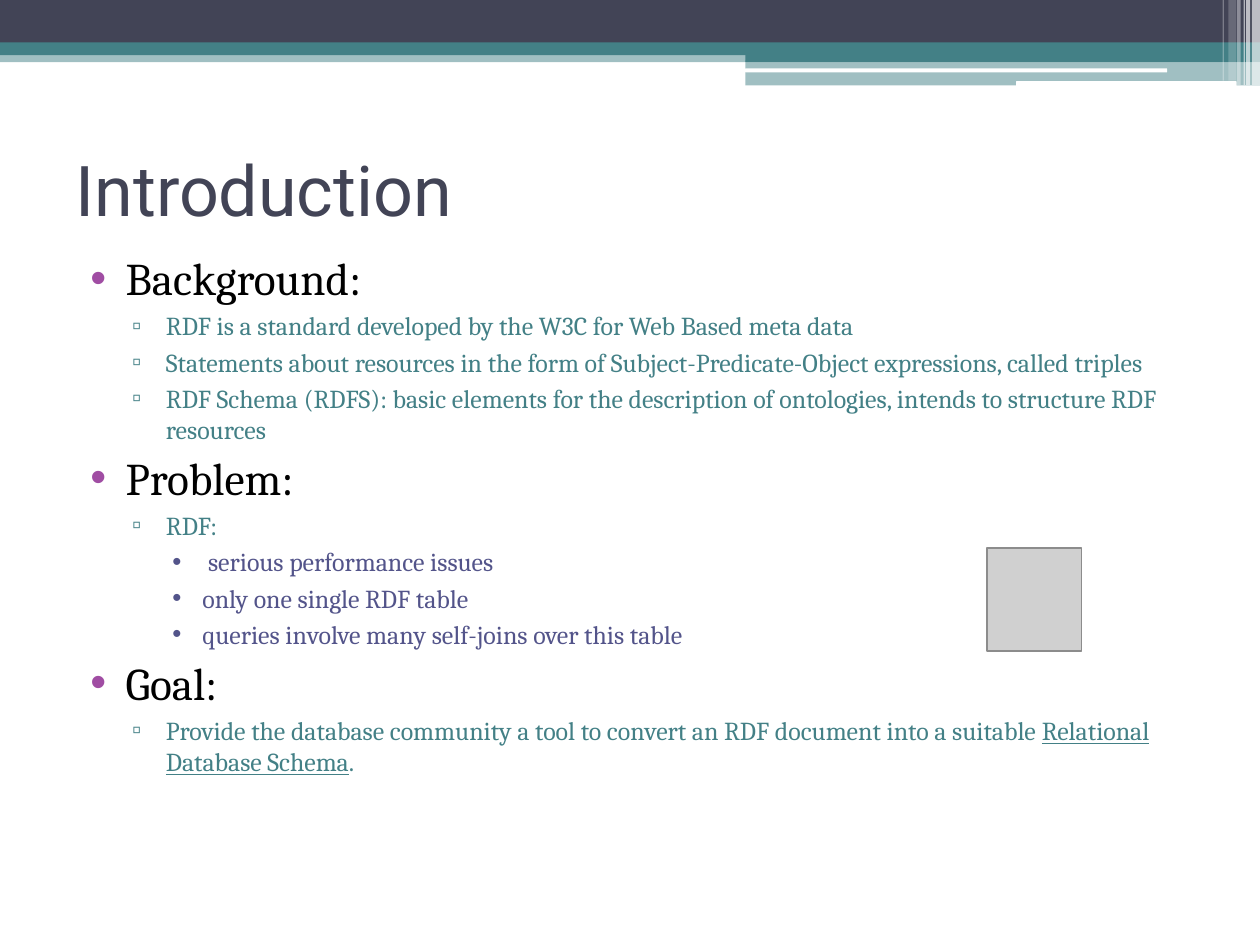
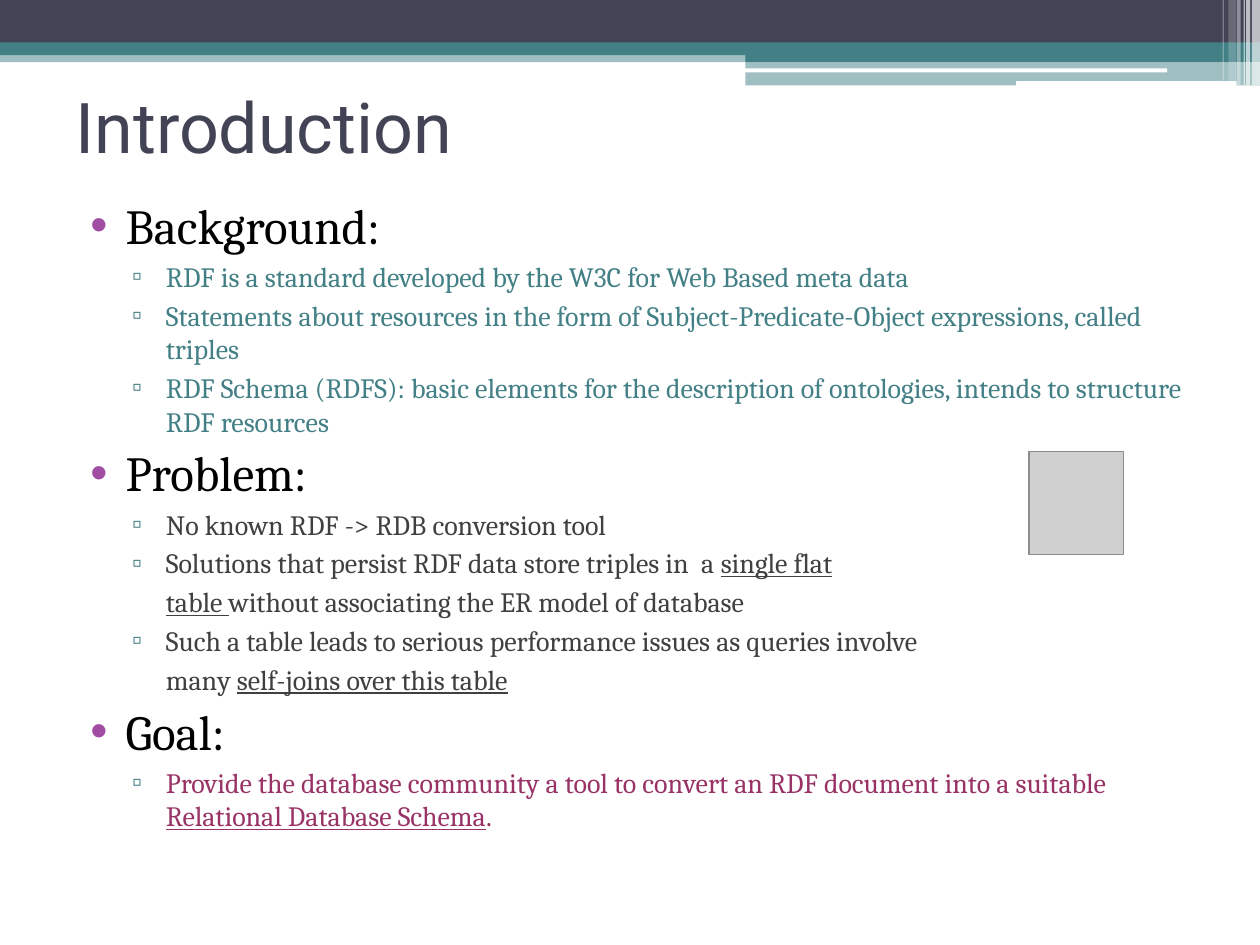
Before and after one commit to oshanis/r-store, a slide deck: slide 3 of docs/R_Store.ppt. Drawn at 1260x945 pixels with LibreOffice and Linux fonts; fonts in the diff are those of the drawing; grey boxes stand for pictures. Boxes give left, top, right and bottom in pixels: in the first picture for what was removed or moved away, otherwise in the second. Text is boxed around its words. In the diff, an @@ line names an element or a change of style, - is before the commit and + after.

```diff
--- a/docs/R_Store.ppt
+++ b/docs/R_Store.ppt
@@ title "Introduction": place and size @@
-title "Introduction" at <box>76,163,452,217</box>
+title "Introduction" at <box>76,100,452,154</box>
@@ text "Background:": place and size @@
-text "Background:" at <box>126,263,1156,775</box>
+text "Background:" at <box>126,210,1181,830</box>
@@ text at <box>126,210,1181,830</box>: size 25.9 to 28 pt in "Background:", "Problem:", "Goal:"; size 14.8 to 16 pt in "RDF is a standard developed by the ...", "Statements about resources in the form of ...", "RDF Schema (RDFS): basic elements for the ...", "Provide the database community a tool to ..."; text colour #438086 to #993366 in "Provide the database community a tool to ..." @@
@@ picture: place and size @@
-picture at <box>987,548,1081,651</box>
+picture at <box>1029,451,1124,554</box>
@@ text at <box>166,515,917,696</box>: text changed; size 14.8 to 16 pt; text colour #53548A to #404040 @@
-  ▫ RDF:
-    • serious performance issues
-    • only one single RDF table
-    • queries involve many self-joins over this table
+  ▫ No known RDF -> RDB conversion tool
+  ▫ Solutions that persist RDF data store triples in a single flat
+  table without associating the ER model of database
+  ▫ Such a table leads to serious performance issues as queries involve
+  many self-joins over this table
```
